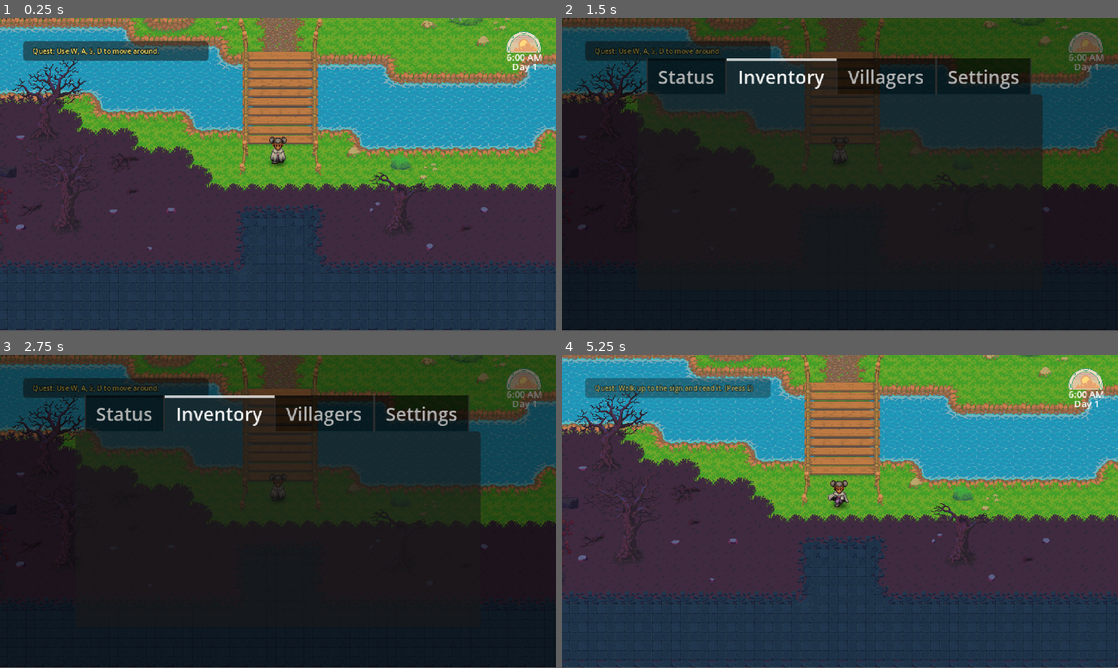
Above: before the commit, frames 1-4 (two rows, left to right).
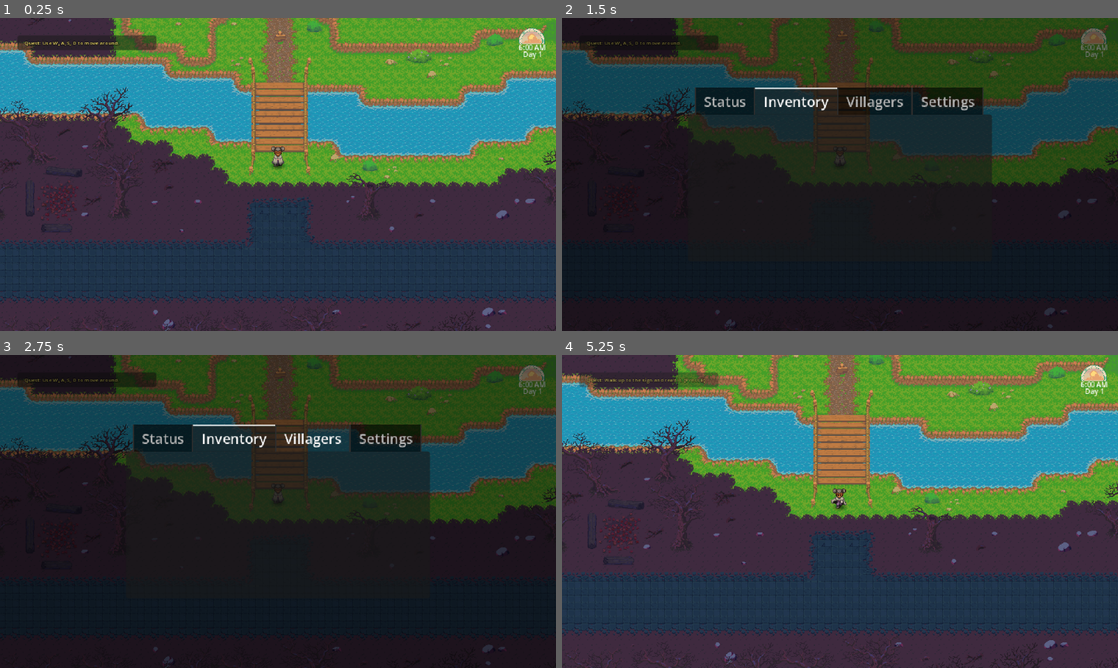
Above: after the commit, the same moments.

Repository: TheKangGaming/bloomblight
Game: Godot game, scene res://scenes/level/game.tscn
Two runs of this game, one before a commit and one after it. Both use one fixed random seed, a clock stepped at 60 frames per second and the inputs below.
Inputs (mouse positions are in pixels of both pictures, inside the frame that each line leads up to):
- Up to frame 1 (0.25 s): no input
- Up to frame 2 (1.5 s): tap Enter (menu_toggle) at 0.5 s; move the mouse to (962, 158) at 0.52 s; hold D (right) 0.53-1.28 s; tap Space (action) at 0.6 s; click (962, 158) at 0.67 s; tap E (confirm) at 1.25 s; move the mouse to (728, 190) at 1.27 s; hold S (down) from 1.28 s (still down); click (728, 190) at 1.35 s
- Up to frame 3 (2.75 s): tap E (confirm) at 2 s; move the mouse to (333, 442) at 2.02 s; release S (down) at 2.03 s; hold D (right) from 2.03 s (still down); hold E (confirm) from 2.03 s (still down)
- Up to frame 4 (5.25 s): move the mouse to (812, 574) at 2.77 s; release D (right) at 2.78 s; release E (confirm) at 2.78 s; hold 1 (tool_forward) 2.78-3.53 s; tap Shift (run) at 2.85 s; click (812, 574) at 2.92 s; tap E (confirm) at 3.5, 4.25 s; move the mouse to (1006, 558) at 3.52 s; hold Mouse wheel down (tool_backward) 3.53-4.28 s; hold A (left) 3.53-5.03 s; move the mouse to (673, 464) at 4.27 s; tap C at 4.35 s; move the mouse to (867, 511) at 5.02 s; hold S (down) from 5.03 s (still down); tap Tab at 5.1 s; click (867, 511) at 5.17 s
In our replay, the window is 800x449 before the commit and 800x450 after it. These sizes can differ from the game's own. Grey fills any space a smaller window leaves; there, only what the larger window draws over its background counts as a difference.

The runs differ from the first frame. In frame 1, 47% of the frame differs, in the area x 0-100%, y 0-100%; in frame 2, 23%; in frame 3, 23%; in frame 4, 47%.

Commit message:
Polishng

Diff:
--- a/project.godot
+++ b/project.godot
@@ -27,8 +27,9 @@
 
 [display]
 
-window/size/viewport_width=1920
-window/size/viewport_height=1080
+window/size/viewport_width=2560
+window/size/viewport_height=1440
+window/size/mode=3
 window/stretch/mode="canvas_items"
 window/stretch/scale=4.0
 
--- a/scenes/ui/day_time_hud.gd
+++ b/scenes/ui/day_time_hud.gd
@@ -59,8 +59,16 @@
 		return
 
 	_last_animation = next_animation
+
 	if time_icon.animation != next_animation:
-		time_icon.play(next_animation)
+		# --- ELEGANT FADE TRANSITION ---
+		var tween = create_tween()
+		# 1. Fade the current icon to 0% opacity over 0.5 seconds
+		tween.tween_property(time_icon, "modulate:a", 0.0, 0.5).set_trans(Tween.TRANS_SINE)
+		# 2. Swap the animation while it's invisible
+		tween.tween_callback(func(): time_icon.play(next_animation))
+		# 3. Fade the new icon back to 100% opacity over 0.5 seconds
+		tween.tween_property(time_icon, "modulate:a", 1.0, 0.5).set_trans(Tween.TRANS_SINE)
 
 func _update_clock(force := false) -> void:
 	var max_time = day_timer.wait_time
